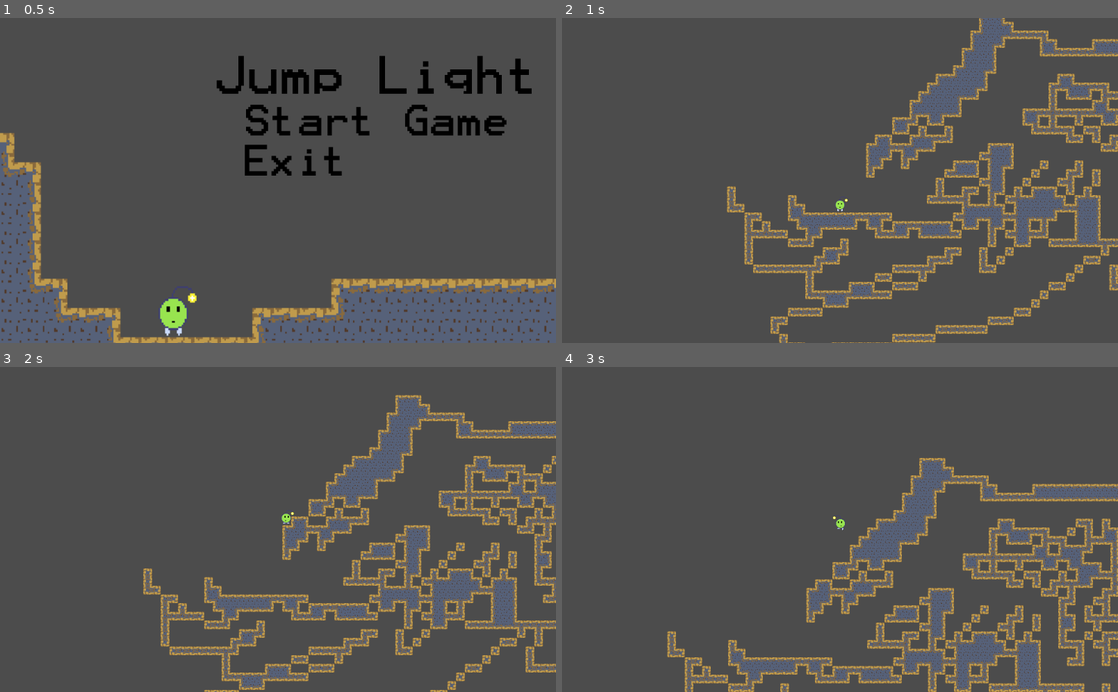
Above: before the commit, frames 1-4 (two rows, left to right).
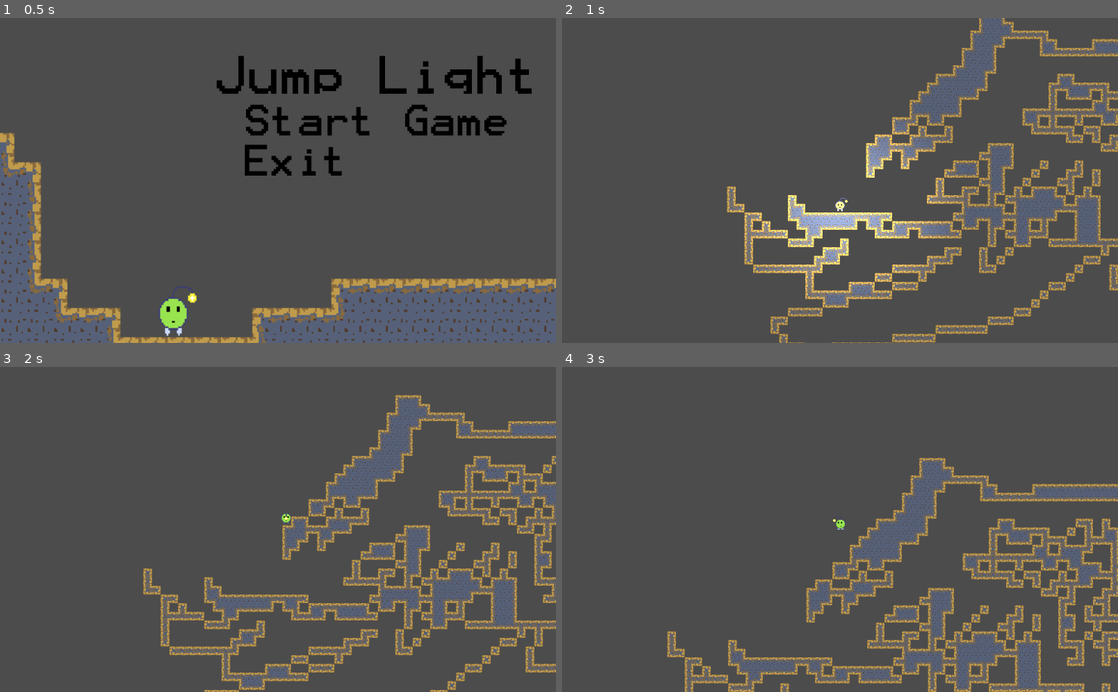
Above: after the commit, the same moments.

Repository: zcarter95/LightJump
Game: Godot game, scene res://Scenes/Title-Screen.tscn
The game is run twice, just before and just after one commit, with the same random seed, the same clock (stepped at 60 frames per second) and the same inputs.
Inputs (mouse positions are in pixels of both pictures, inside the frame that each line leads up to):
- Up to frame 1 (0.5 s): no input
- Up to frame 2 (1 s): click (940, 118) at 0.5 s
- Up to frame 3 (2 s): hold D (ui_right) from 1.28 s (still down); hold W (ui_up) from 1.28 s (still down)
- Up to frame 4 (3 s): release W (ui_up) at 2.03 s; tap W (ui_up) at 2.1, 2.27, 2.57 s; release D (ui_right) at 2.78 s; hold A (ui_left) from 2.78 s (still down); hold W (ui_up) from 2.78 s (still down)

Frame 1 is identical in both runs. In frame 2, 4.1% of the frame differs, in the area x 30-70%, y 31-88%; in frame 3, less than 0.1%; in frame 4, less than 0.1%.

Commit message:
player animation
-active lighting jump animation
-direction animation added

Diff:
--- a/Player2.gd
+++ b/Player2.gd
@@ -8,6 +8,7 @@
 export var jump_power := 500.0
 var jump_released = false
 const SPEED = 120
+
 
 #Physics
 var velocity = Vector2()
@@ -30,8 +31,6 @@
 		#Falling action is faster than jumping action | Like in mario
 		#On falling we apply a second gravity to thce player
 		#We apply ((gravity_scale + fall_gravity_scale) * earth_gravity) gravity on the player
-		animatedSprite.play ("Idle")
-		light2D.visible = false
 		velocity += Vector2.DOWN * earth_gravity * fall_gravity_scale * delta
 
 
@@ -47,8 +46,6 @@
 		if Input.is_action_just_pressed("ui_up"):
 			velocity = Vector2.UP * jump_power #Normal Jump action
 			jump_released = false
-	if Input.is_action_just_pressed("ui_up"):
-		animatedSprite.play("Jump")
 
 
 
@@ -56,15 +53,22 @@
 	if Input.is_action_pressed("ui_right"):
 		velocity.x = SPEED
 		animatedSprite.play("Walk-right")
+		light2D.visible = false
 	elif Input.is_action_pressed("ui_left"):
 		velocity.x = -SPEED
 		animatedSprite.play("Walk-left")
+		light2D.visible = false
 	else:
 		velocity.x = 0
+		if on_floor == true:
+			animatedSprite.play("Idle")
+			light2D.visible = true
+	if Input.is_action_pressed("ui_up"):
+		if on_floor == true:
+			animatedSprite.play("Jump")
+			light2D.visible = false
 
-	if velocity.x && velocity.y == 0:
-		animatedSprite.play("Jump")
-		light2D.visible = true
+
 
 
 
